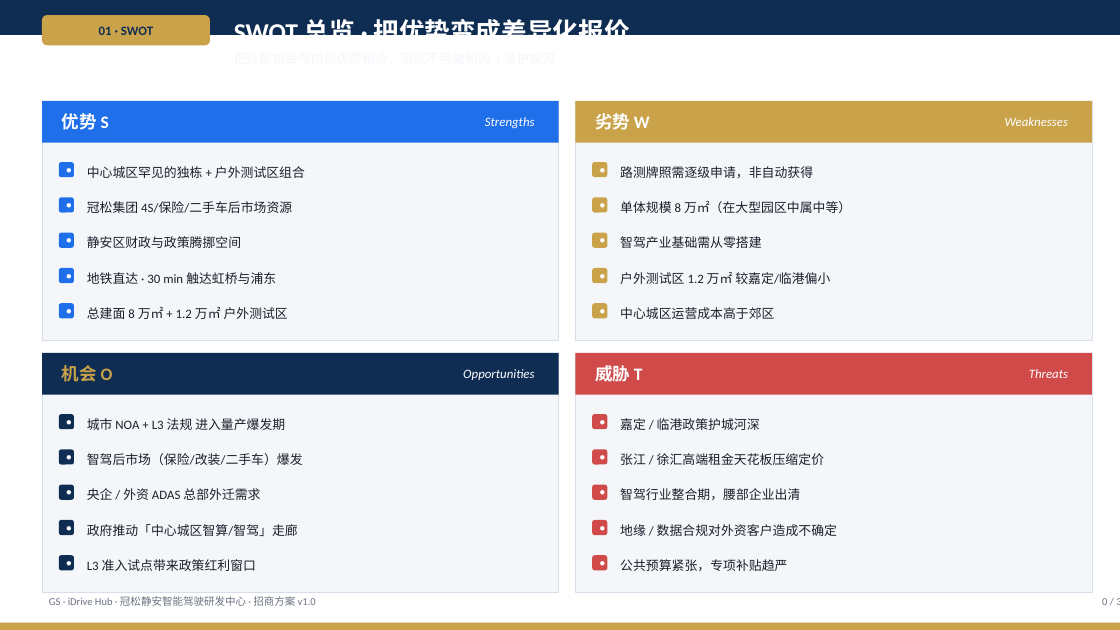
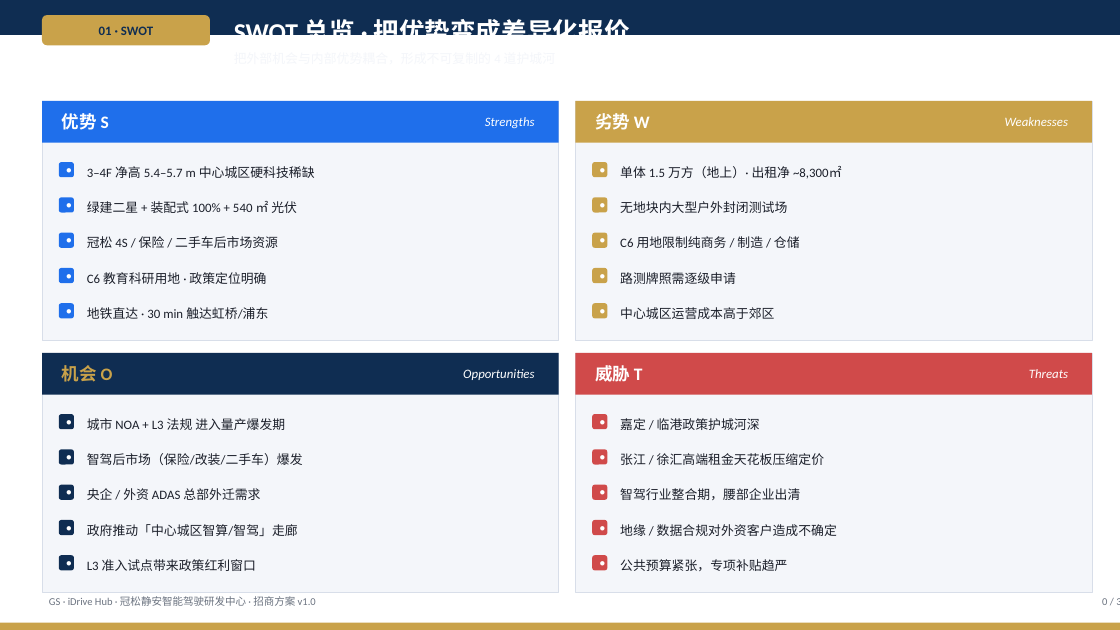
Before and after one commit to hujigang2010-maker/AIDEN, a slide deck: slide 5 of docs/deck/GS-iDrive-Hub-招商方案.pptx. Drawn at 1120x630 pixels with LibreOffice and Linux fonts; fonts in the diff are those of the drawing. Boxes give left, top, right and bottom in pixels: in the first picture for what was removed or moved away, otherwise in the second. Text is boxed around its words. In the diff, an @@ line names an element or a change of style, - is before the commit and + after.

```diff
--- a/docs/deck/GS-iDrive-Hub-招商方案.pptx
+++ b/docs/deck/GS-iDrive-Hub-招商方案.pptx
@@ text at (87,166,315,178): text changed @@
-中心城区罕见的独栋 + 户外测试区组合
+3–4F 净高 5.4–5.7 m 中心城区硬科技稀缺
@@ text at (620,166,842,178): text changed @@
-路测牌照需逐级申请，非自动获得
+单体 1.5 万方（地上）· 出租净 ~8,300㎡
@@ text added at (87,201,297,213), 11 pt, text #1B1F2A @@
+绿建二星 + 装配式 100% + 540 ㎡ 光伏
@@ text at (620,201,787,213): text changed @@
-单体规模 8 万㎡（在大型园区中属中等）
+无地块内大型户外封闭测试场
@@ text at (87,236,278,248): text changed @@
-冠松集团 4S/保险/二手车后市场资源
+冠松 4S / 保险 / 二手车后市场资源
@@ text removed at (87,236,241,248) @@
-静安区财政与政策腾挪空间
@@ text at (620,236,800,248): text changed @@
-智驾产业基础需从零搭建
+C6 用地限制纯商务 / 制造 / 仓储
@@ text added at (87,272,266,284), 11 pt, text #1B1F2A @@
+C6 教育科研用地 · 政策定位明确
@@ text at (620,272,736,284): text changed @@
-户外测试区 1.2 万㎡ 较嘉定/临港偏小
+路测牌照需逐级申请
@@ text at (87,307,268,319): text changed @@
-地铁直达 · 30 min 触达虹桥与浦东
+地铁直达 · 30 min 触达虹桥/浦东
@@ text removed at (87,307,288,319) @@
-总建面 8 万㎡ + 1.2 万㎡ 户外测试区
```
Also in this commit, not shown: 15 other slides changed, 2 slides added, 2 slides removed, 6 other files.
